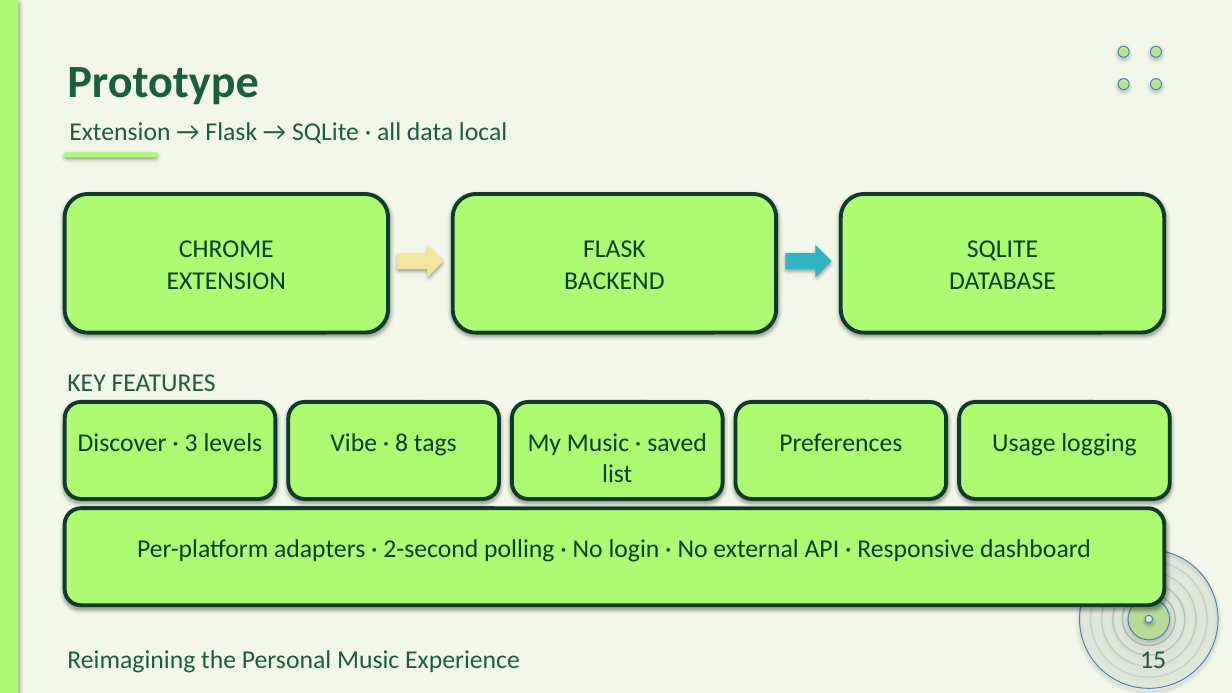
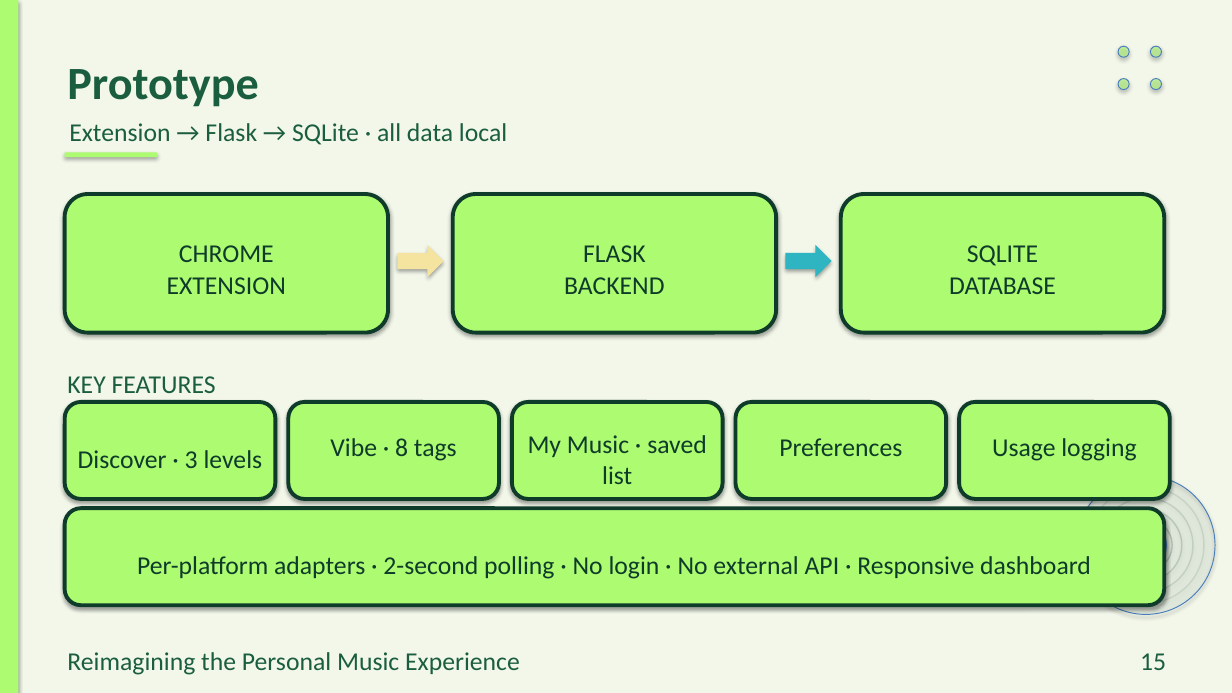
Before and after one commit to preet-kamdar/design-thinking-sem3, a slide deck: slide 15 of docs/Presentation.pptx. Drawn at 1232x693 pixels with LibreOffice and Linux fonts; fonts in the diff are those of the drawing. Boxes give left, top, right and bottom in pixels: in the first picture for what was removed or moved away, otherwise in the second. Text is boxed around its words. In the diff, an @@ line names an element or a change of style, - is before the commit and + after.

```diff
--- a/docs/Presentation.pptx
+++ b/docs/Presentation.pptx
@@ ellipse: place and size @@
-ellipse at box(1128, 598, 1170, 640)
+ellipse at box(1126, 524, 1167, 566)
@@ 6 ellipses: place and size @@
-6 ellipses at box(1080, 550, 1218, 689)
+6 ellipses at box(1077, 476, 1215, 615)
@@ vertical alignment top to middle in 13 elements at box(67, 69, 258, 107), box(167, 245, 286, 294), box(564, 245, 664, 294), box(949, 245, 1056, 294), box(67, 376, 216, 393), box(78, 450, 263, 468), box(330, 438, 457, 461), box(528, 435, 707, 484), box(779, 438, 902, 456), box(992, 438, 1136, 461), box(137, 556, 1091, 579), box(67, 652, 520, 675), box(1140, 653, 1166, 670) @@
```
Also in this commit, not shown: 19 other slides changed, 12 other files.
